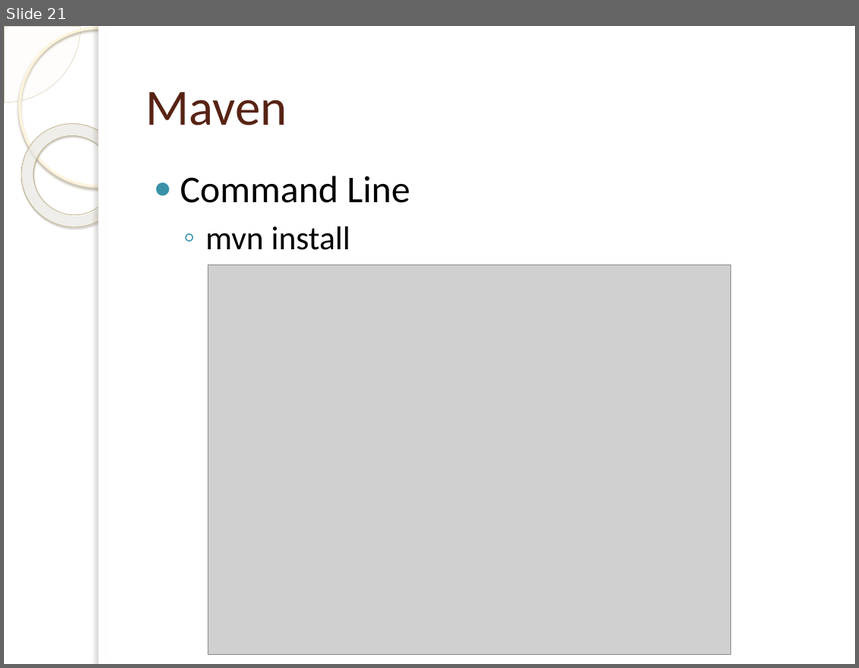
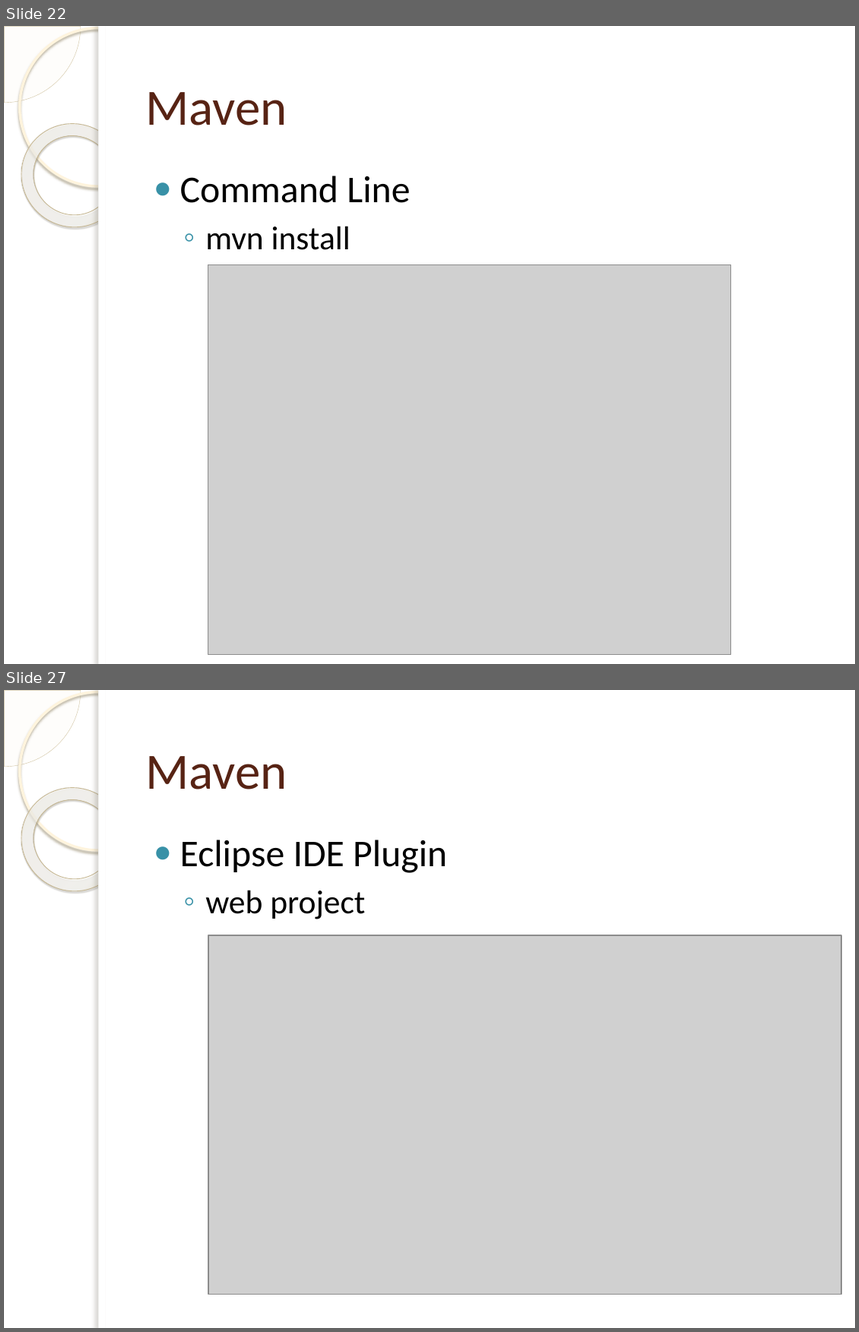
Before and after one commit to tassun/train-maven, a slide deck: Introduction to Maven.pptx. Shown one above the other, each under a label of ours: slide 21 before the commit, slides 22 and 27 after it; the slides between them are not shown. The pictures are 859x668 and 859x1332 pixels, drawn with LibreOffice and Linux fonts; fonts in the diff are those of the drawing; grey boxes stand for pictures; background and template pictures are left out. Boxes give left, top, right and bottom in pixels: in the first picture for what was removed or moved away, otherwise in the second. Text is boxed around its words. In the diff, an @@ line names an element or a change of style, - is before the commit and + after.

```diff
--- a/Introduction to Maven.pptx
+++ b/Introduction to Maven.pptx
@@ slide 27 added at (x1=4, y1=690, x2=855, y2=1328), background picture (left out); not listed: 5 template elements that a slide beside it also shows @@
@@ title added at (x1=146, y1=756, x2=287, y2=790), 43 pt, text #572314 @@
+Maven
@@ text added at (x1=180, y1=840, x2=447, y2=920), 32 pt, text #000000 @@
+● Eclipse IDE Plugin
+  ◦ web project
@@ picture added at (x1=208, y1=935, x2=842, y2=1294) @@
@@ what was slide 21 is now slide 22 @@
```
Also in this commit, not shown: 4 slides changed, 2 other slides added, 1 other file.
